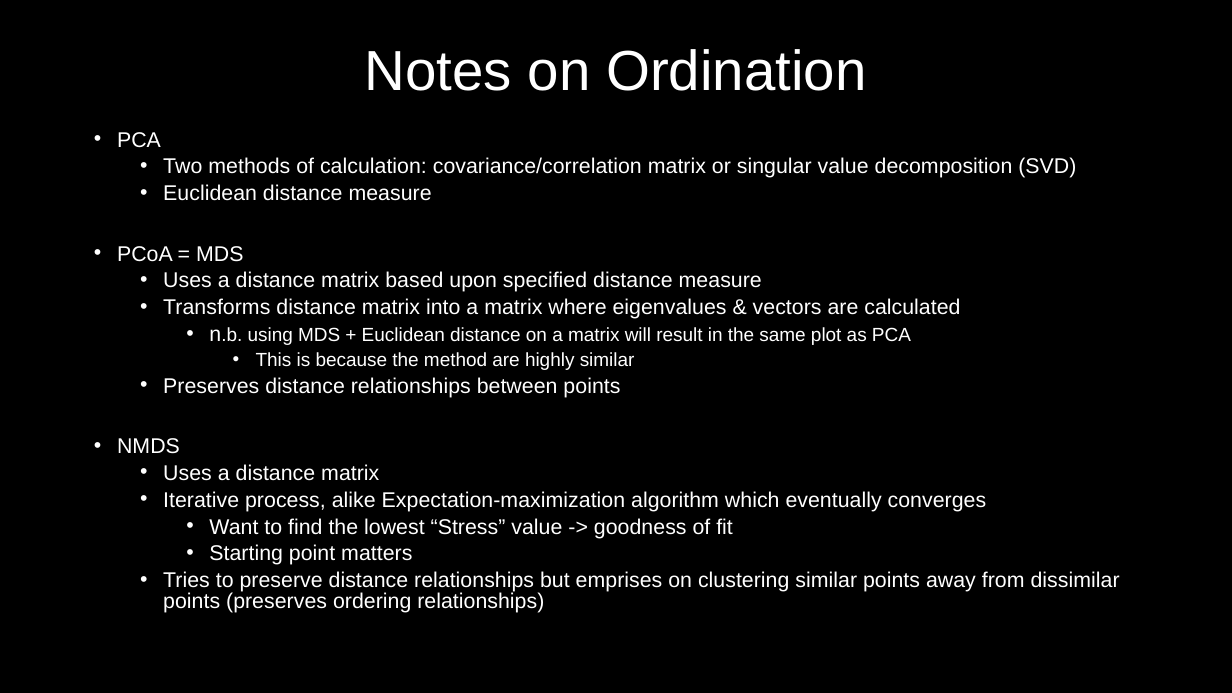
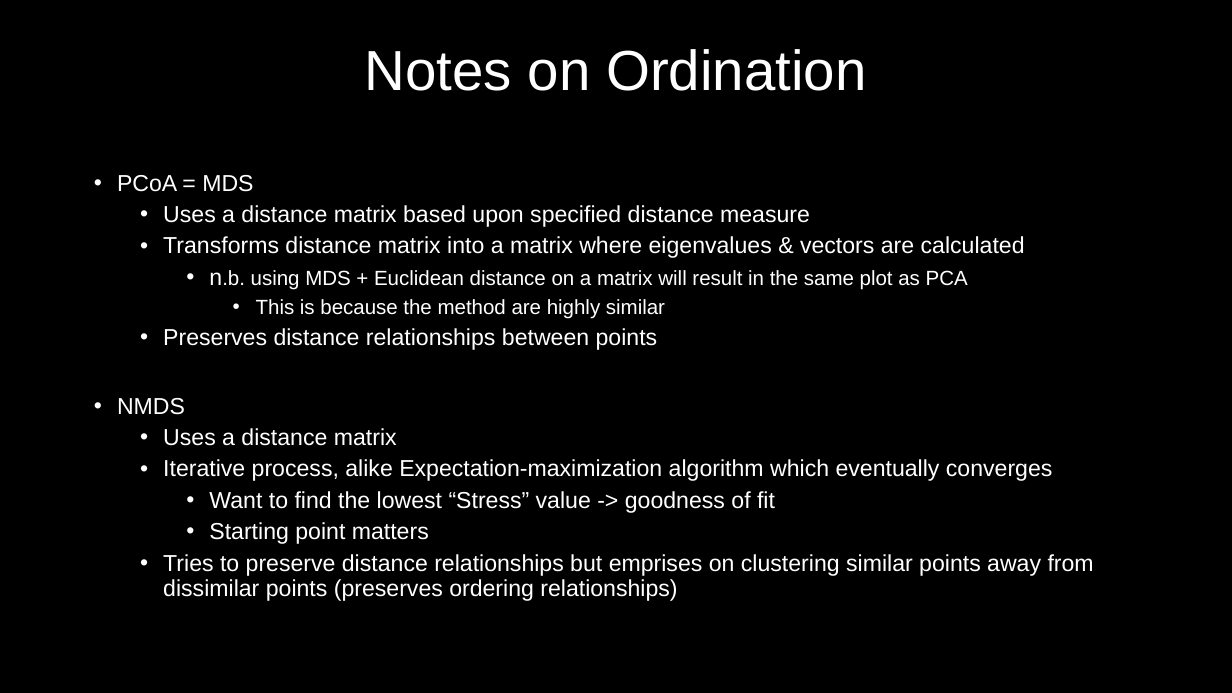
Before and after one commit to MyGitUse/MBIO7160, a slide deck: slide 16 of FinalProject/191128_Presentation_NM.pptx (slide 18 before the commit). Drawn at 1232x693 pixels with LibreOffice and Linux fonts; fonts in the diff are those of the drawing. Boxes give left, top, right and bottom in pixels: in the first picture for what was removed or moved away, otherwise in the second. Text is boxed around its words. In the diff, an @@ line names an element or a change of style, - is before the commit and + after.

```diff
--- a/FinalProject/191128_Presentation_NM.pptx
+++ b/FinalProject/191128_Presentation_NM.pptx
@@ text "PCoA = MDS" at (x1=117, y1=175, x2=1094, y2=601): size 16.6 to 18 pt in "PCoA = MDS", "Uses a distance matrix based upon specified ...", "Transforms distance matrix into a matrix where ...", "n.b." and 7 more places; size 14.8 to 16 pt in "n.b. using MDS + Euclidean distance on ...", "This is because the method are highly ..."; line spacing 0.8 to 0.9 @@
@@ text at (x1=117, y1=132, x2=1076, y2=201): paragraphs removed @@
-• PCA
-  • Two methods of calculation: covariance/correlation matrix or singular value decomposition (SVD)
-  • Euclidean distance measure
```
Also in this commit, not shown: 6 other slides changed, 3 slides added, 3 slides removed.
